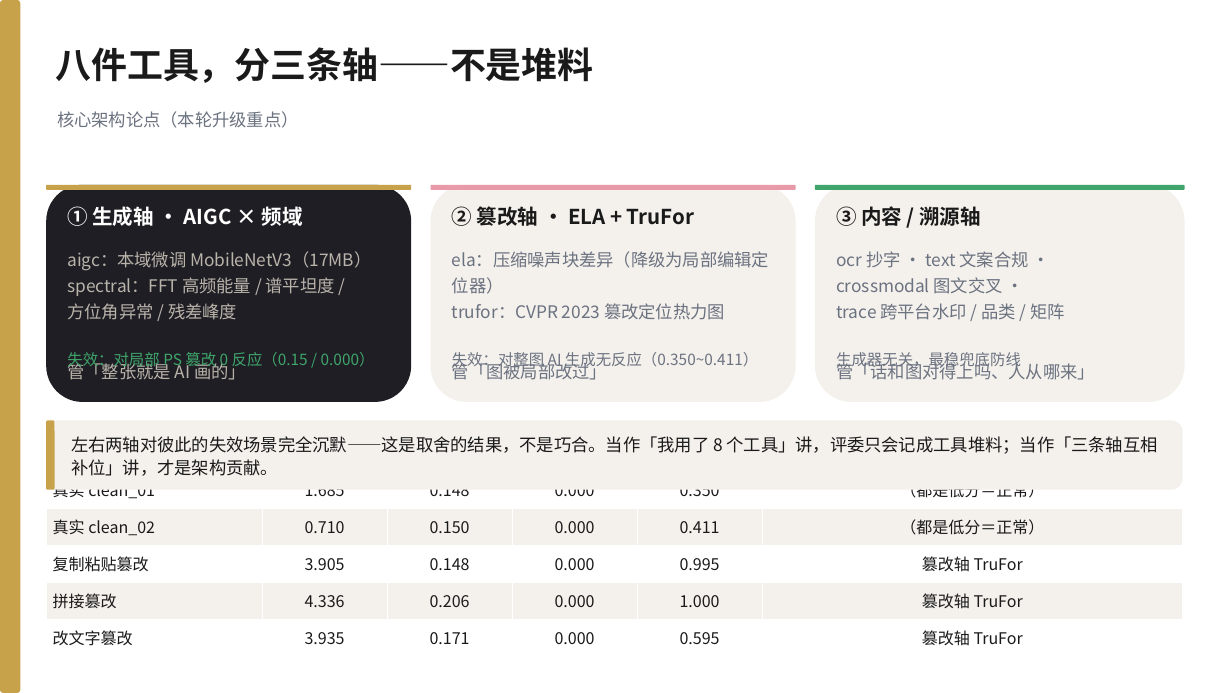
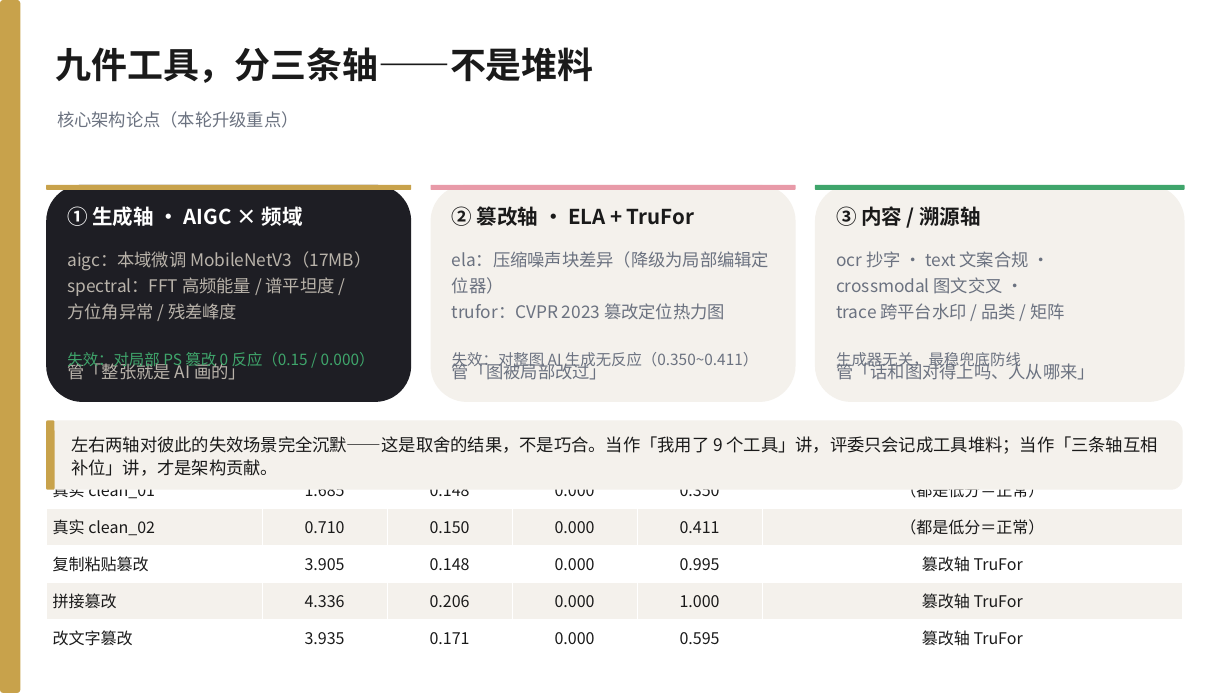
Before and after one commit to 566614/loreal-hackathon-beautyproof, a slide deck: slide 6 of docs/BeautyProof_答辩PPT.pptx. Drawn at 1232x693 pixels with LibreOffice and Linux fonts; fonts in the diff are those of the drawing. Boxes give left, top, right and bottom in pixels: in the first picture for what was removed or moved away, otherwise in the second. Text is boxed around its words. In the diff, an @@ line names an element or a change of style, - is before the commit and + after.

Commit message:
feat(ai_label): 第九件工具「可见AI标识」补模型盲区 + 12屏演示视频成片 + PPT 21页 + 跨风格零样本评测

```diff
--- a/docs/BeautyProof_答辩PPT.pptx
+++ b/docs/BeautyProof_答辩PPT.pptx
@@ text at (55, 47, 593, 83): text changed @@
-八件工具，分三条轴——不是堆料
+九件工具，分三条轴——不是堆料
@@ text at (71, 436, 1158, 476): text changed @@
-左右两轴对彼此的失效场景完全沉默——这是取舍的结果，不是巧合。当作「我用了 8 个工具」讲，评委只会记成工具堆料；当作「三条轴互相补位」讲，才是架构贡献。
+左右两轴对彼此的失效场景完全沉默——这是取舍的结果，不是巧合。当作「我用了 9 个工具」讲，评委只会记成工具堆料；当作「三条轴互相补位」讲，才是架构贡献。
```
Also in this commit, not shown: 9 other slides changed, 1 slide added, 17 other files.
